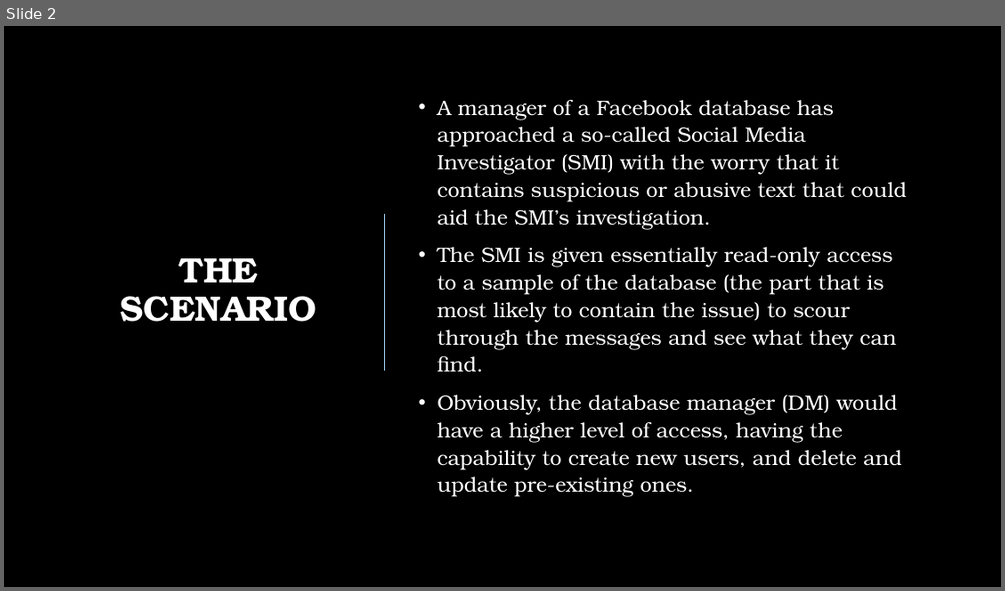
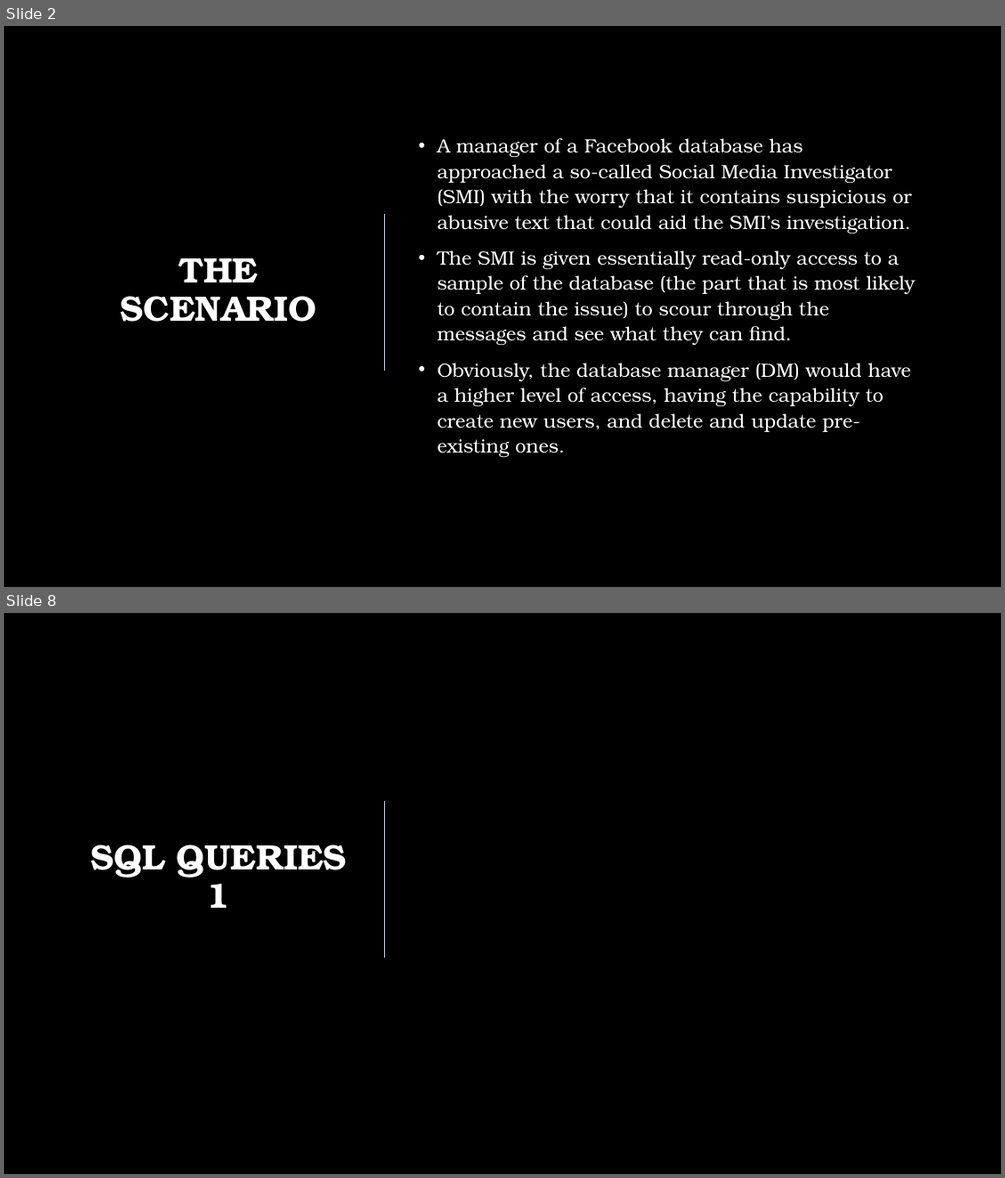
Before and after one commit to jkinver/ISAD157-Coursework, a slide deck: ISAD157 Presentation.pptx. Shown one above the other, each under a label of ours: slide 2 before the commit, slides 2 and 8 after it; the slides between them are not shown. The pictures are 1005x591 and 1005x1178 pixels, drawn with LibreOffice and Linux fonts; fonts in the diff are those of the drawing; background and template pictures are left out. Boxes give left, top, right and bottom in pixels: in the first picture for what was removed or moved away, otherwise in the second. Text is boxed around its words. In the diff, an @@ line names an element or a change of style, - is before the commit and + after.

Commit message:
Updated Presentation
Updated the font style to be consistent across the entire slideshow and created seven slides covering the title, the scenario, the UML diagrams, and the Entity Relations. All that remains to speak about is the SQL Queries.

```diff
--- a/ISAD157 Presentation.pptx
+++ b/ISAD157 Presentation.pptx
@@ slide 8 added at bbox=[4, 613, 1001, 1174], background picture (left out) @@
@@ line added from (385, 802) to (385, 957), #ABDAFC 1 pt @@
@@ title added at bbox=[90, 844, 347, 908], 34 pt, text #FFFFFF, bold @@
+SQL QUERIES 1
@@ slide 2 changed as well @@
@@ text "A manager of a Facebook ..." at bbox=[437, 138, 915, 458]: size 20 to 18.5 pt @@
```
Also in this commit, not shown: 1 other slide changed, 5 other slides added, 1 other file.
